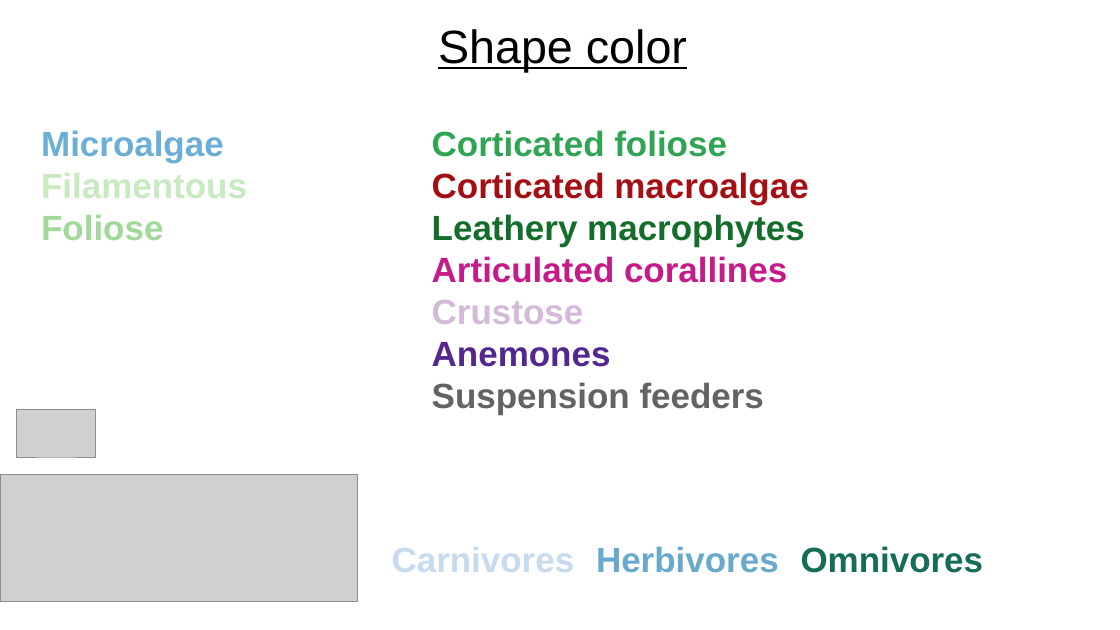
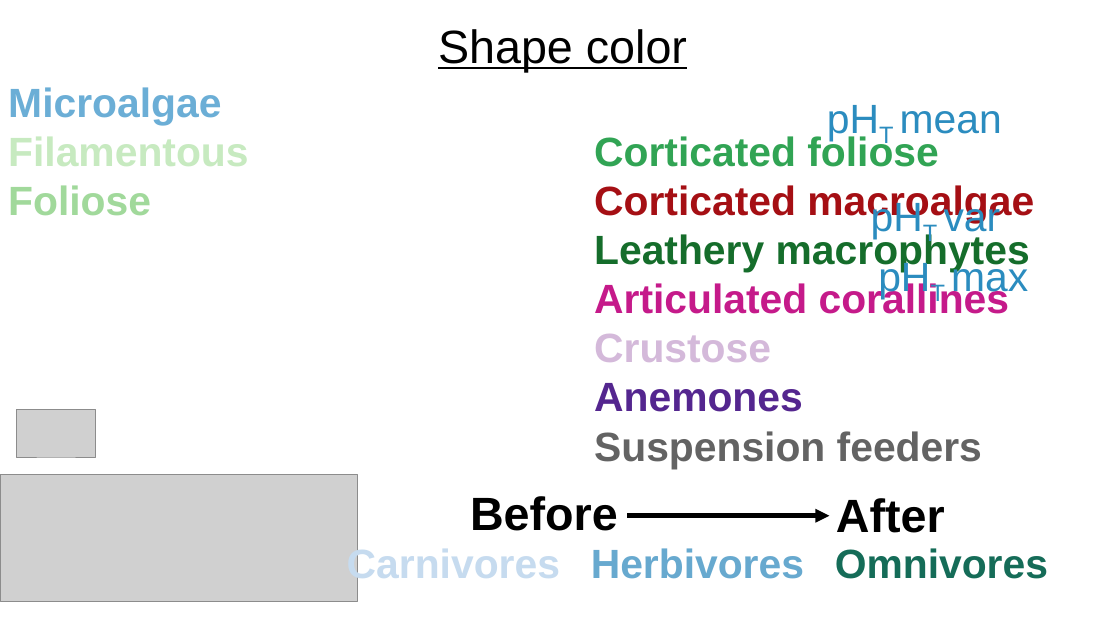
Before and after one commit to jenniferfields/EcoFunORTidepools, a slide deck: slide 2 of Output/surfgrasspca.pptx. Drawn at 1120x630 pixels with LibreOffice and Linux fonts; fonts in the diff are those of the drawing; grey boxes stand for pictures. Boxes give left, top, right and bottom in pixels: in the first picture for what was removed or moved away, otherwise in the second. Text is boxed around its words. In the diff, an @@ line names an element or a change of style, - is before the commit and + after.

```diff
--- a/Output/surfgrasspca.pptx
+++ b/Output/surfgrasspca.pptx
@@ text "Microalgae": place and size @@
-text "Microalgae" at bbox=[41, 130, 808, 415]
+text "Microalgae" at bbox=[8, 87, 1034, 469]
@@ text "Microalgae" at bbox=[8, 87, 1034, 469]: size 30 to 35 pt; columns 3 to 2 @@
@@ text added at bbox=[900, 111, 1002, 134], 35 pt, text #2B8CBF @@
+pHT mean
@@ text added at bbox=[944, 198, 1001, 239], 35 pt, text #2B8CBF @@
+pHT var
@@ text added at bbox=[951, 258, 1028, 299], 35 pt, text #2B8CBF @@
+pHT max
@@ text added at bbox=[470, 496, 618, 531], 40 pt, text #000000, bold @@
+Before
@@ text added at bbox=[836, 498, 945, 533], 40 pt, text none, bold @@
+After
@@ text "Carnivores": place and size @@
-text "Carnivores" at bbox=[392, 546, 984, 573]
+text "Carnivores" at bbox=[347, 546, 1048, 587]
@@ text "Carnivores" at bbox=[347, 546, 1048, 587]: size 30 to 35 pt @@
@@ arrow added from (628, 516) to (829, 516), #000000 4 pt @@
```
Also in this commit, not shown: 1 other slide changed, 1 slide added, 14 other files.
